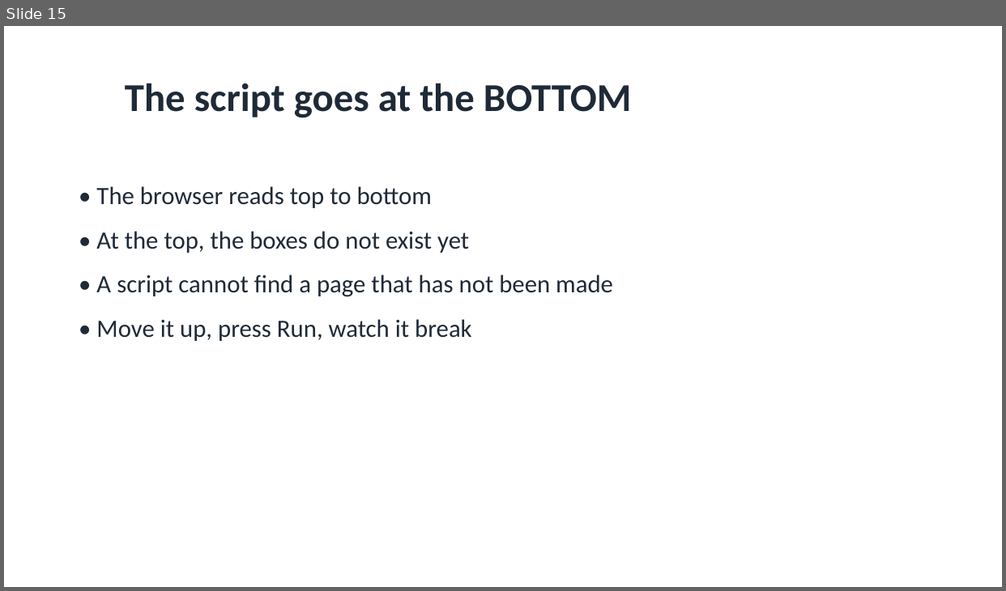
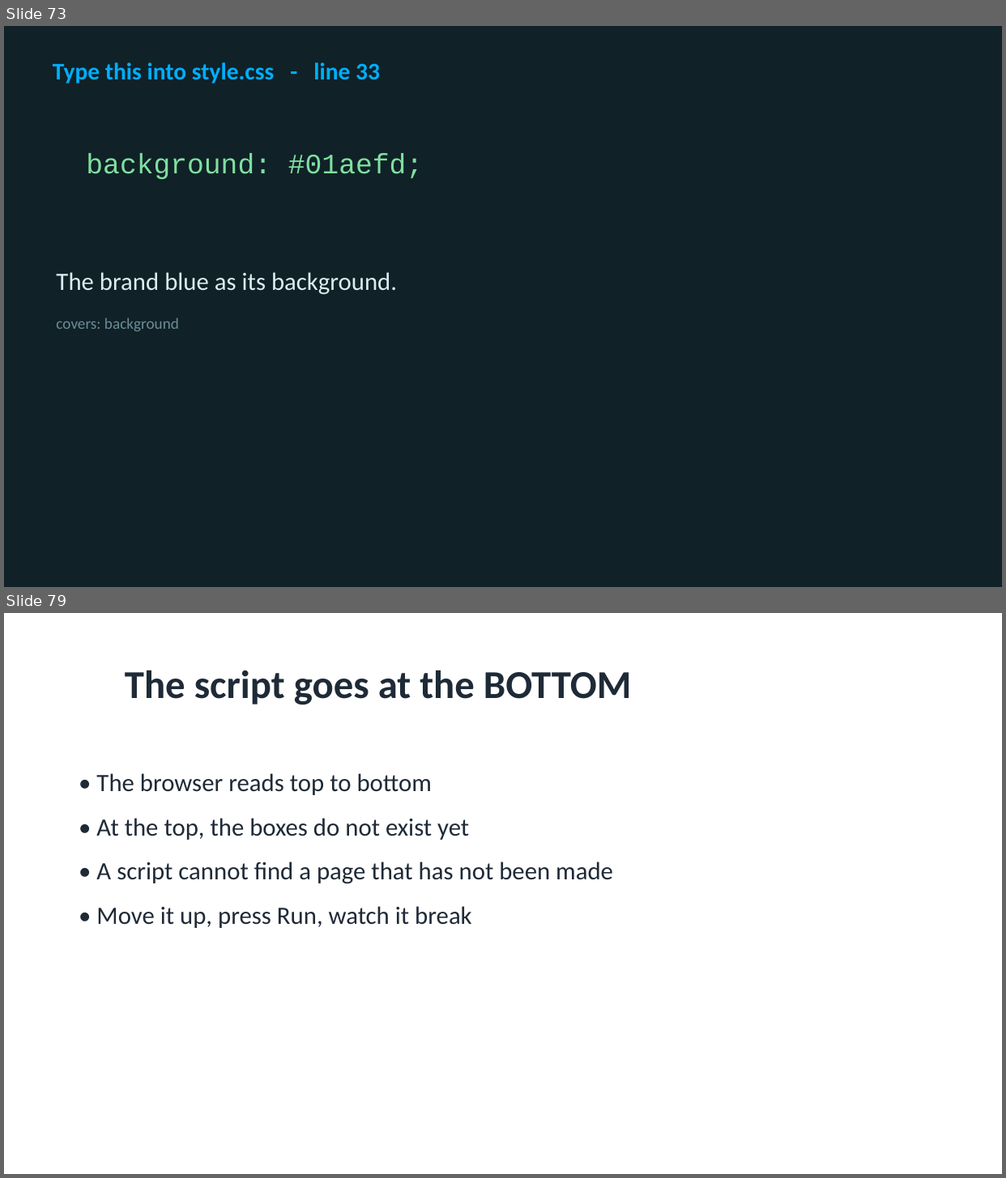
Before and after one commit to utgapps/utgapps.github.io, a slide deck: ai101/slides/week-01.pptx. Shown one above the other, each under a label of ours: slide 15 before the commit, slides 73 and 79 after it; the slides between them are not shown. The pictures are 1006x591 and 1006x1178 pixels, drawn with LibreOffice and Linux fonts; fonts in the diff are those of the drawing. Boxes give left, top, right and bottom in pixels: in the first picture for what was removed or moved away, otherwise in the second. Text is boxed around its words. In the diff, an @@ line names an element or a change of style, - is before the commit and + after.

```diff
--- a/ai101/slides/week-01.pptx
+++ b/ai101/slides/week-01.pptx
@@ slide 73 added at [4,26,1002,587], background #102127 @@
@@ text added at [53,62,380,84], 23 pt, text #01AEFD, bold @@
+Type this into style.css - line 33
@@ text added at [86,153,423,179], 27 pt, text #7FE0A0 @@
+background: #01aefd;
@@ text added at [56,272,397,331], 24 pt, text #DCECEF @@
+The brand blue as its background.
+covers: background
@@ what was slide 15 is now slide 79 @@
```
Also in this commit, not shown: 1 slide changed, 82 other slides added, 10 slides removed, 32 other files.
